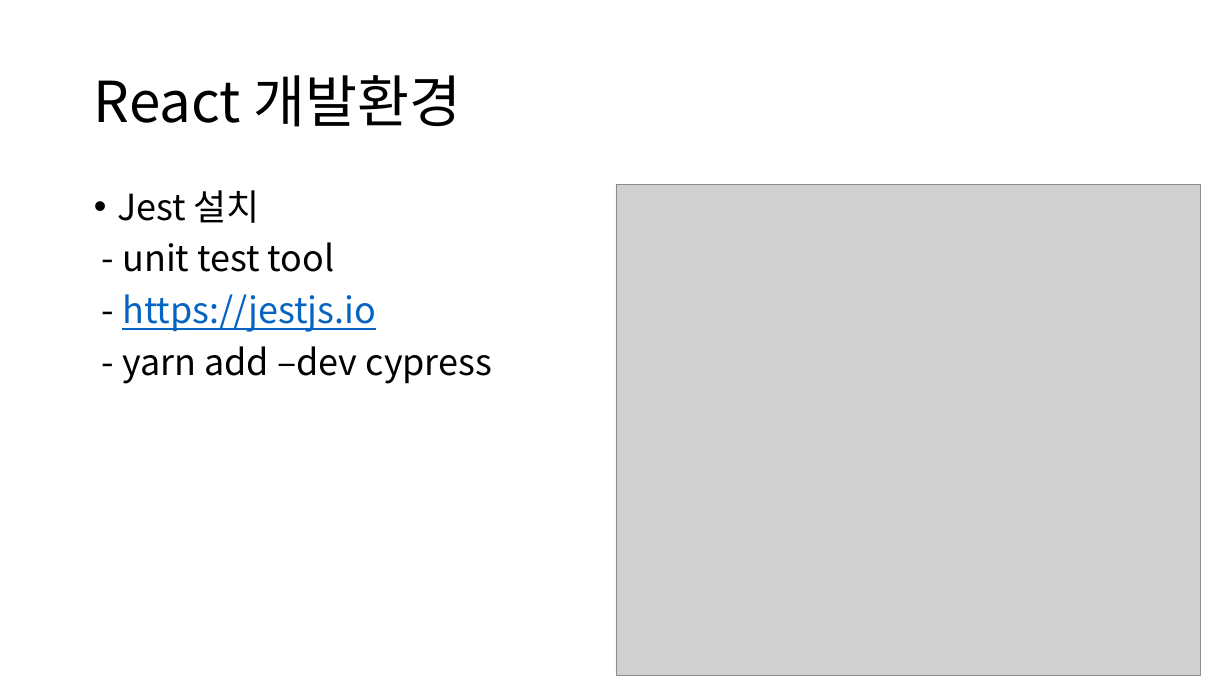
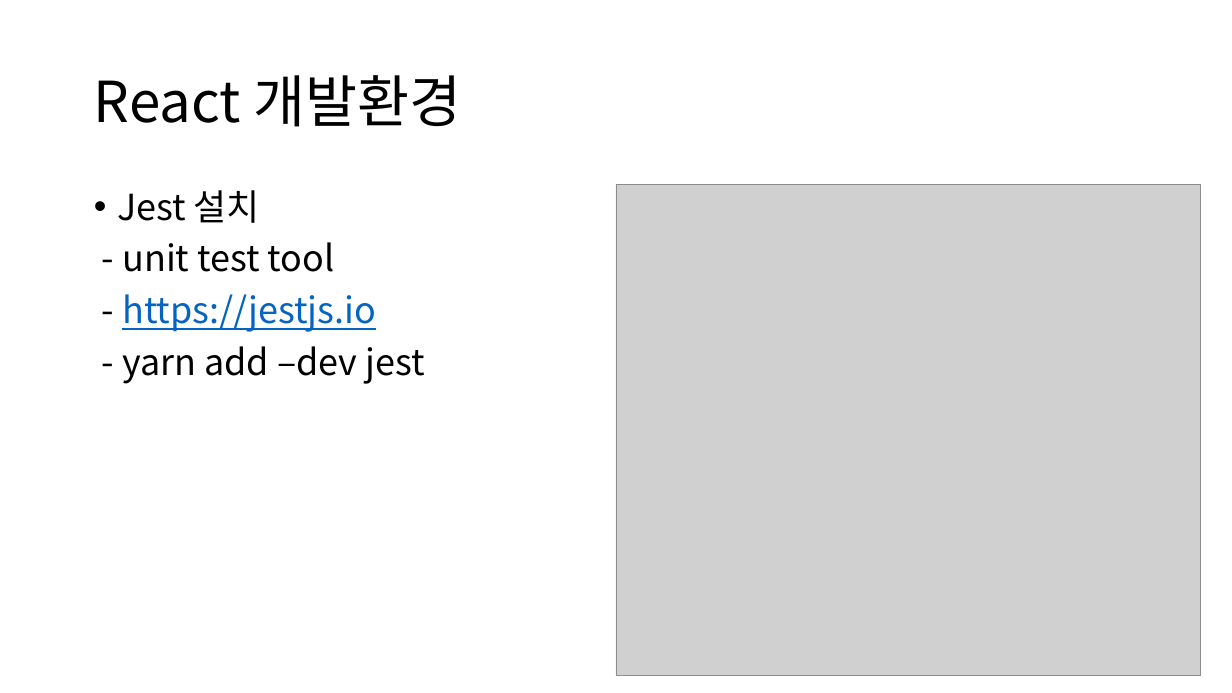
Before and after one commit to mtrl1514/ReactTDD, a slide deck: slide 8 of doc/ReactTDD_dev.pptx. Drawn at 1232x693 pixels with LibreOffice and Linux fonts; fonts in the diff are those of the drawing; grey boxes stand for pictures. Boxes give left, top, right and bottom in pixels: in the first picture for what was removed or moved away, otherwise in the second. Text is boxed around its words. In the diff, an @@ line names an element or a change of style, - is before the commit and + after.

Commit message:
install jest make smoketest

```diff
--- a/doc/ReactTDD_dev.pptx
+++ b/doc/ReactTDD_dev.pptx
@@ text at [122, 346, 424, 384]: text changed @@
-- yarn add –dev cypress
+- yarn add –dev jest
```
Also in this commit, not shown: 3 other files.
